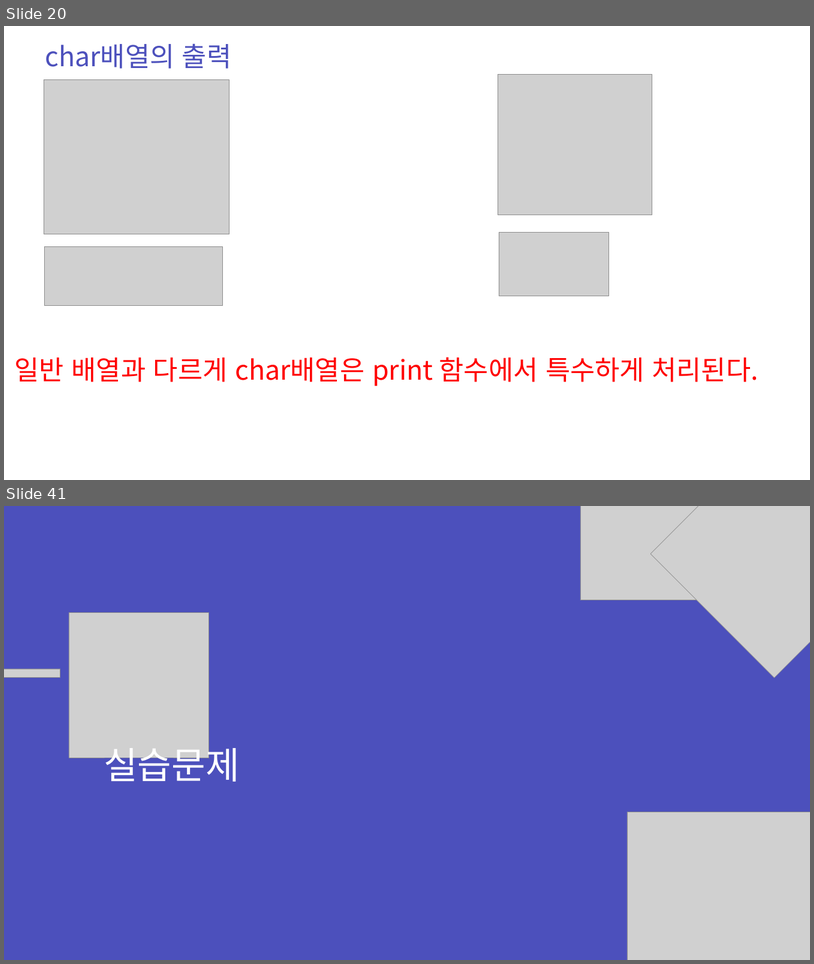
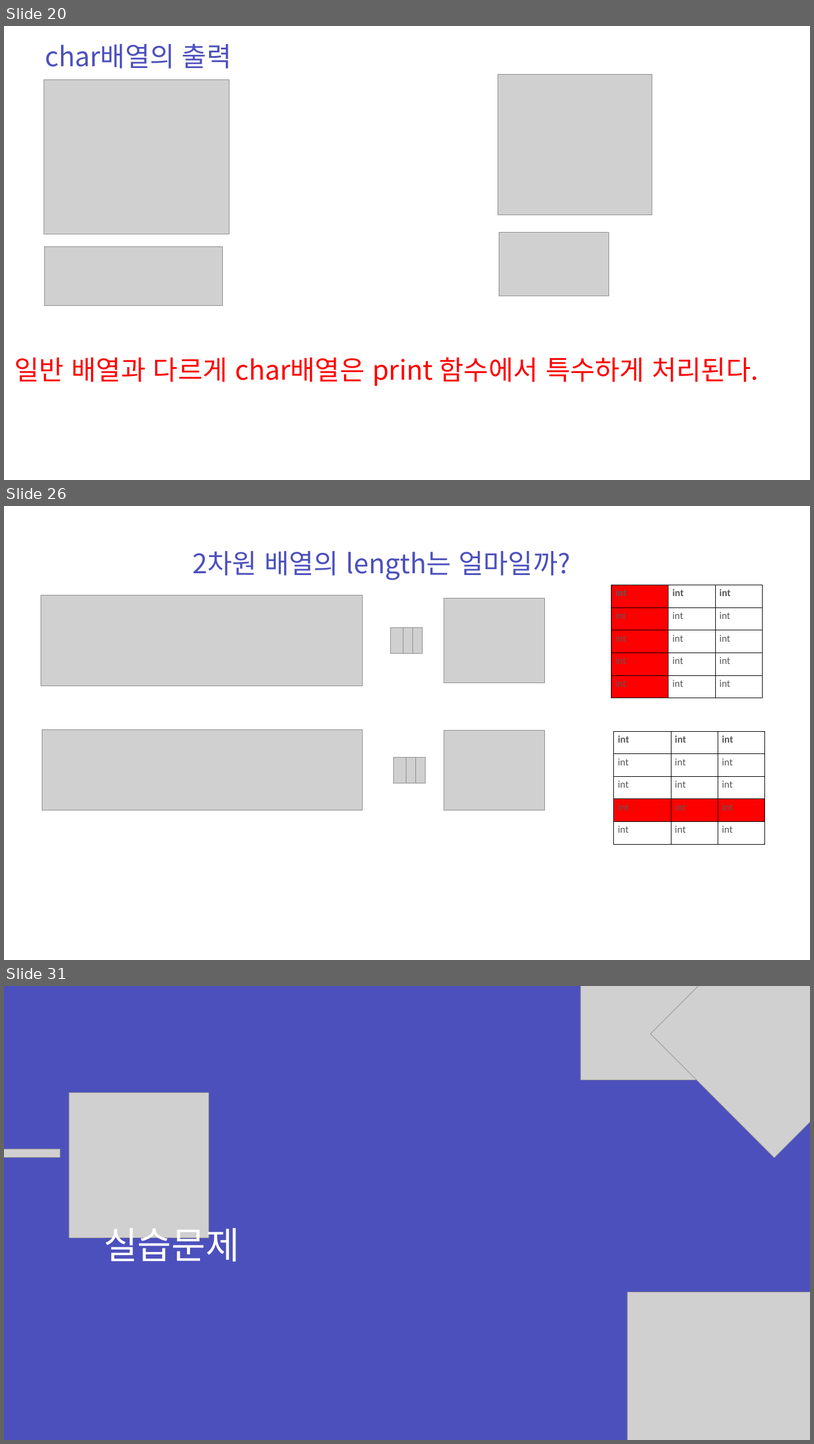
Before and after one commit to zest132/JavaLecture, a slide deck: JavaLecture/LectureFile/java 5강.pptx. Shown one above the other, each under a label of ours: slides 20 and 41 before the commit, slides 20, 26 and 31 after it; the slides between them are not shown. The pictures are 814x964 and 814x1444 pixels, drawn with LibreOffice and Linux fonts; fonts in the diff are those of the drawing; grey boxes stand for pictures. Boxes give left, top, right and bottom in pixels: in the first picture for what was removed or moved away, otherwise in the second. Text is boxed around its words. In the diff, an @@ line names an element or a change of style, - is before the commit and + after.

```diff
--- a/JavaLecture/LectureFile/java 5강.pptx
+++ b/JavaLecture/LectureFile/java 5강.pptx
@@ slide 26 added at (4, 506, 810, 960), background #FFFFFF @@
@@ text added at (193, 551, 571, 580), 48 pt, text #4C50BC @@
+2차원 배열의 length는 얼마일까?
@@ picture added at (41, 595, 362, 686) @@
@@ table added at (612, 585, 763, 698), 5 rows, 3 columns @@
+int | int | int
+int | int | int
+int | int | int
+int | int | int
+int | int | int
@@ picture added at (444, 598, 545, 683) @@
@@ picture added at (390, 627, 403, 653) @@
@@ picture added at (400, 627, 413, 653) @@
@@ picture added at (409, 627, 422, 653) @@
@@ picture added at (42, 729, 362, 810) @@
@@ picture added at (444, 730, 545, 810) @@
@@ table added at (614, 731, 765, 844), 5 rows, 3 columns @@
+int | int | int
+int | int | int
+int | int | int
+int | int | int
+int | int | int
@@ picture added at (393, 757, 407, 783) @@
@@ picture added at (403, 757, 416, 783) @@
@@ picture added at (413, 757, 425, 783) @@
@@ what was slide 41 is now slide 31 @@
```
Also in this commit, not shown: 2 slides changed, 9 other slides added, 20 slides removed, 3 other files.
